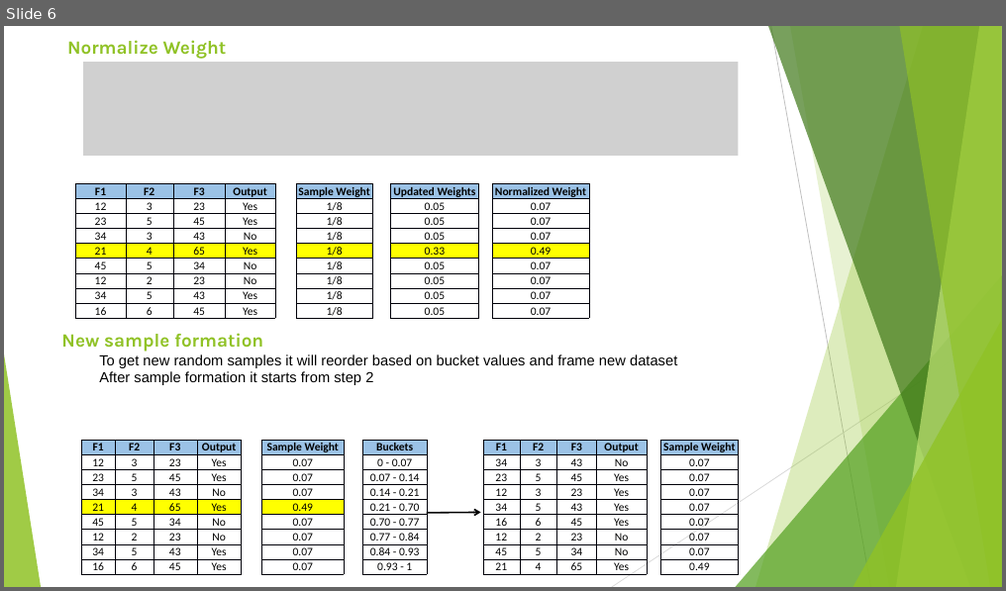
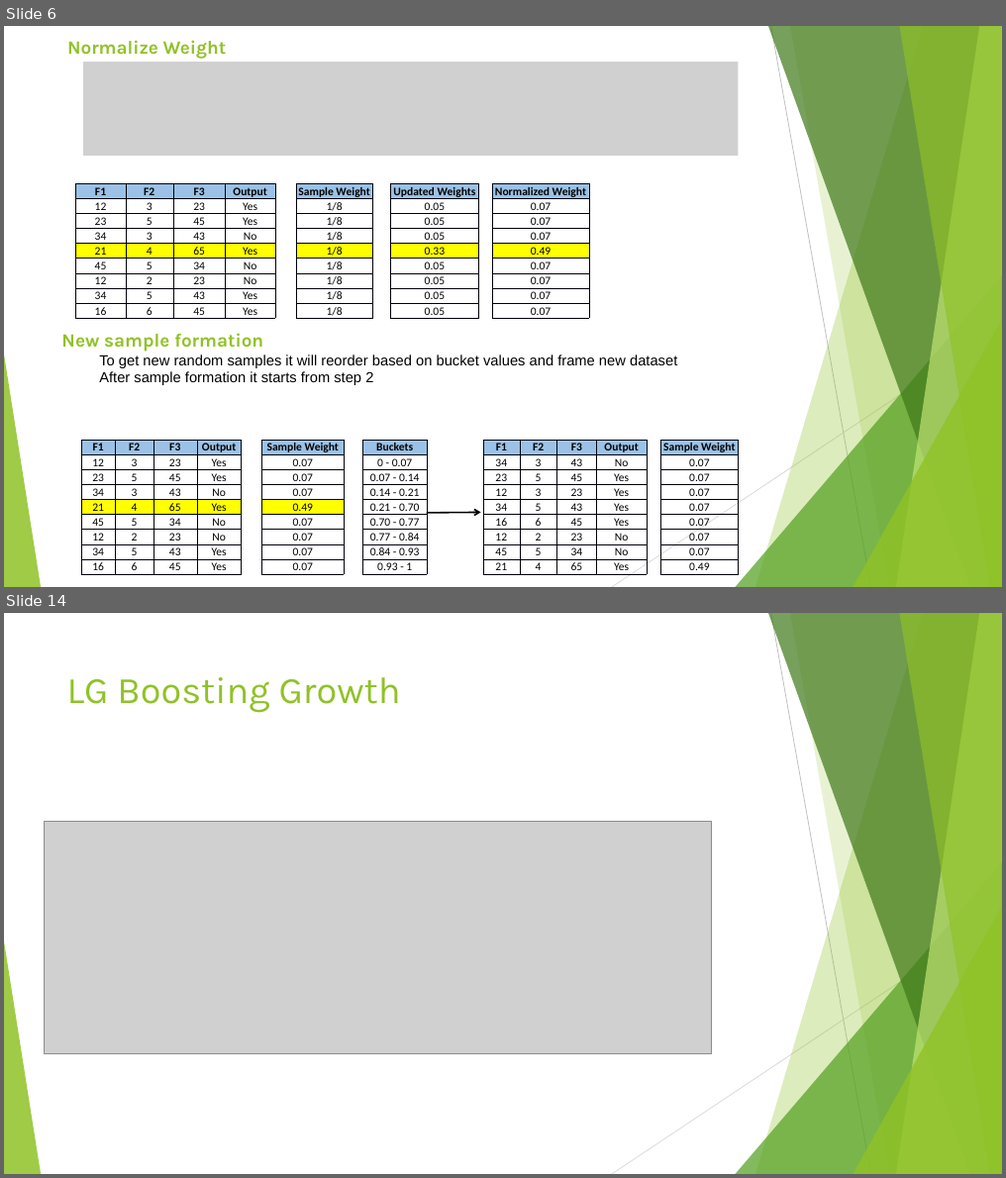
Before and after one commit to DineshC27/Hope-AI, a slide deck: Python/Machine Learning/Regression Assignment/Boosting Algorithm.pptx. Shown one above the other, each under a label of ours: slide 6 before the commit, slides 6 and 14 after it; the slides between them are not shown. The pictures are 1006x591 and 1006x1178 pixels, drawn with LibreOffice and Linux fonts; fonts in the diff are those of the drawing; grey boxes stand for pictures. Boxes give left, top, right and bottom in pixels: in the first picture for what was removed or moved away, otherwise in the second. Text is boxed around its words. In the diff, an @@ line names an element or a change of style, - is before the commit and + after.

```diff
--- a/Python/Machine Learning/Regression Assignment/Boosting Algorithm.pptx
+++ b/Python/Machine Learning/Regression Assignment/Boosting Algorithm.pptx
@@ slide 14 added at [4,613,1002,1174], background #FFFFFF; not listed: 10 template elements that a slide beside it also shows @@
@@ title added at [67,677,401,713], 36 pt, text #90C226 @@
+LG Boosting Growth
@@ picture added at [44,821,712,1054] @@
```
Also in this commit, not shown: 2 slides changed, 9 other slides added, 2 other files.
